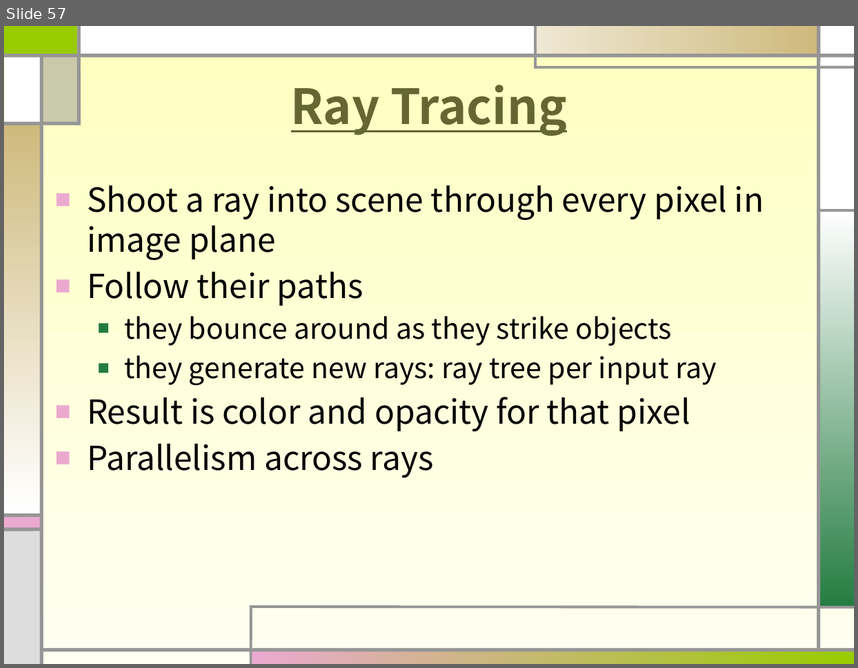
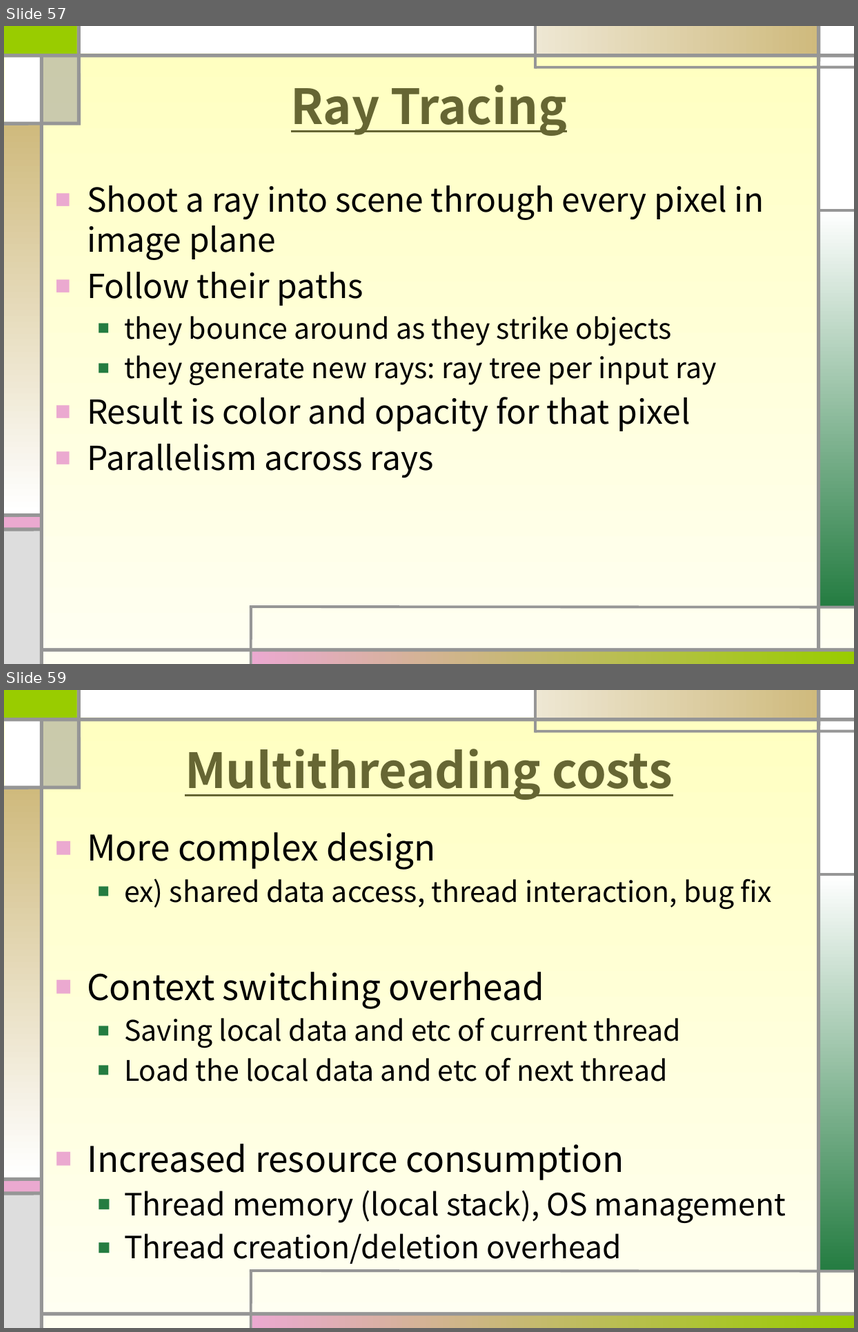
Before and after one commit to sohnbong/multicore26, a slide deck: multicore03-updated.pptx. Shown one above the other, each under a label of ours: slide 57 before the commit, slides 57 and 59 after it; the slides between them are not shown. The pictures are 858x668 and 858x1332 pixels, drawn with LibreOffice and Linux fonts; fonts in the diff are those of the drawing. Boxes give left, top, right and bottom in pixels: in the first picture for what was removed or moved away, otherwise in the second. Text is boxed around its words. In the diff, an @@ line names an element or a change of style, - is before the commit and + after.

```diff
--- a/multicore03-updated.pptx
+++ b/multicore03-updated.pptx
@@ slide 59 added at box(4, 690, 854, 1328), background gradient #FFFFBF to #FFFFF2; not listed: 24 template elements that a slide beside it also shows @@
@@ title added at box(185, 749, 673, 800), 41 pt, text #666633, bold, underline @@
+Multithreading costs
@@ text added at box(87, 832, 786, 1259), 24 pt, text #000000 @@
+■ More complex design
+  ■ ex) shared data access, thread interaction, bug fix
+■ Context switching overhead
+  ■ Saving local data and etc of current thread
+  ■ Load the local data and etc of next thread
+■ Increased resource consumption
+  ■ Thread memory (local stack), OS management
+  ■ Thread creation/deletion overhead
```
Also in this commit, not shown: 1 other slide added.
